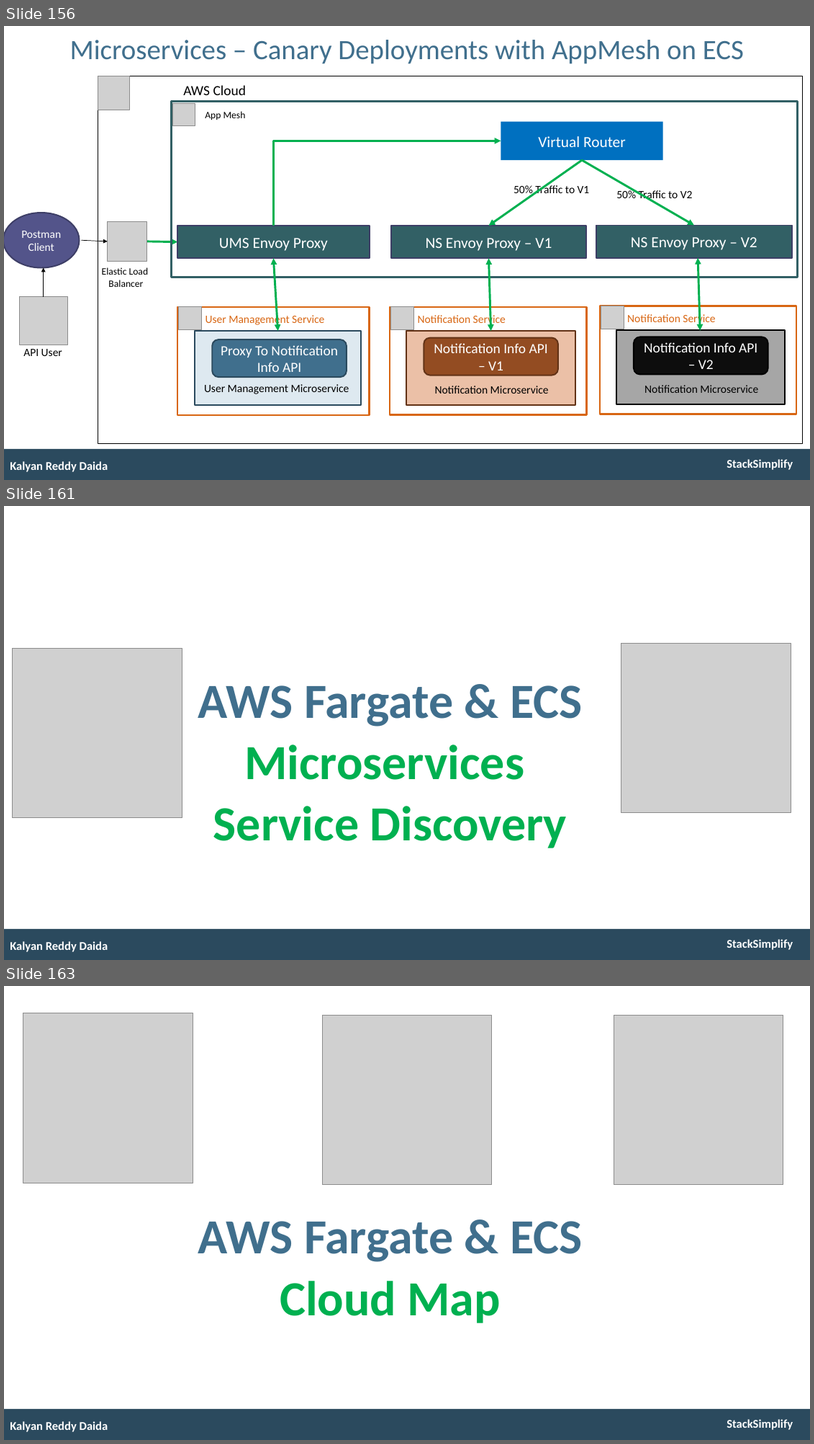
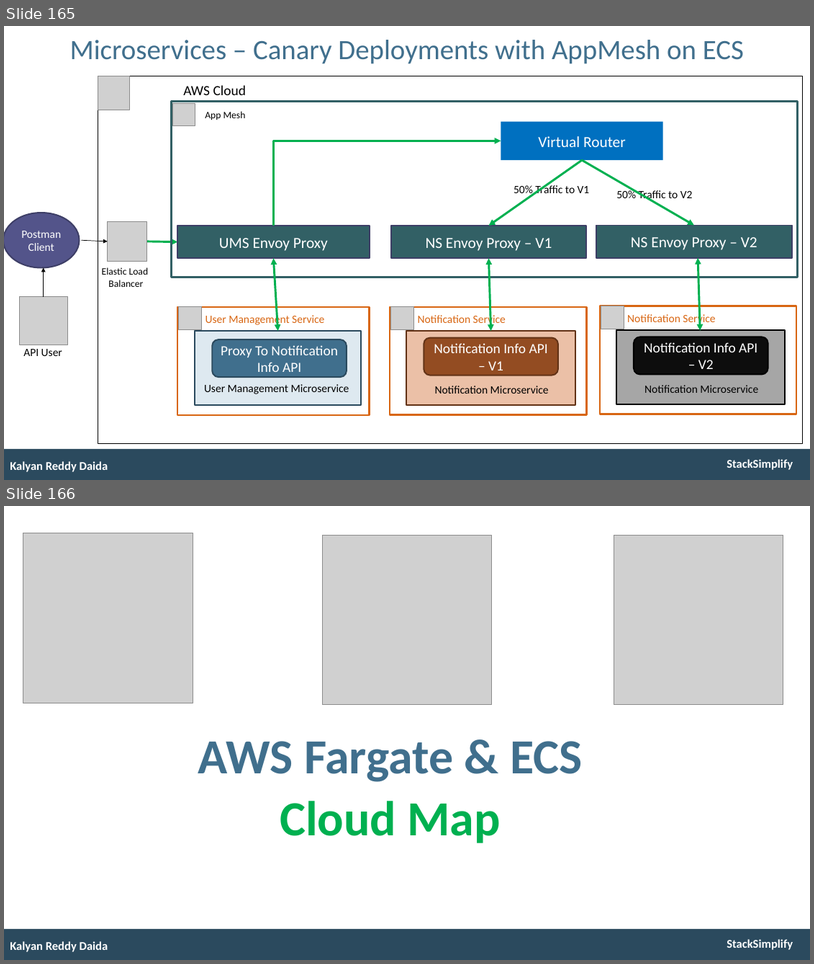
Before and after one commit to talvionyx/aws-eks-kubernetes-masterclass, a slide deck: presentation/AWS-Fargate-and-EKS-Masterclass.pptx. Shown one above the other, each under a label of ours: slides 156, 161 and 163 before the commit, slides 165 and 166 after it; the slides between them are not shown. The pictures are 814x1444 and 814x964 pixels, drawn with LibreOffice and Linux fonts; fonts in the diff are those of the drawing; grey boxes stand for pictures. Boxes give left, top, right and bottom in pixels: in the first picture for what was removed or moved away, otherwise in the second. Text is boxed around its words. In the diff, an @@ line names an element or a change of style, - is before the commit and + after.

```diff
--- a/presentation/AWS-Fargate-and-EKS-Masterclass.pptx
+++ b/presentation/AWS-Fargate-and-EKS-Masterclass.pptx
@@ slide 161 removed at [4,506,810,960], background #FFFFFF; not listed: 2 template elements that a slide beside it also shows @@
@@ picture removed at [12,648,181,818] @@
@@ picture removed at [622,643,791,813] @@
@@ text removed at [198,685,582,848] @@
-AWS Fargate & ECS
-Microservices
-Service Discovery
@@ text removed at [10,941,108,952] @@
-Kalyan Reddy Daida
@@ what was slide 156 is now slide 165 @@
@@ what was slide 163 is now slide 166 @@
```
Also in this commit, not shown: 2 slides changed, 9 slides added, 5 other slides removed, 11 other files.
